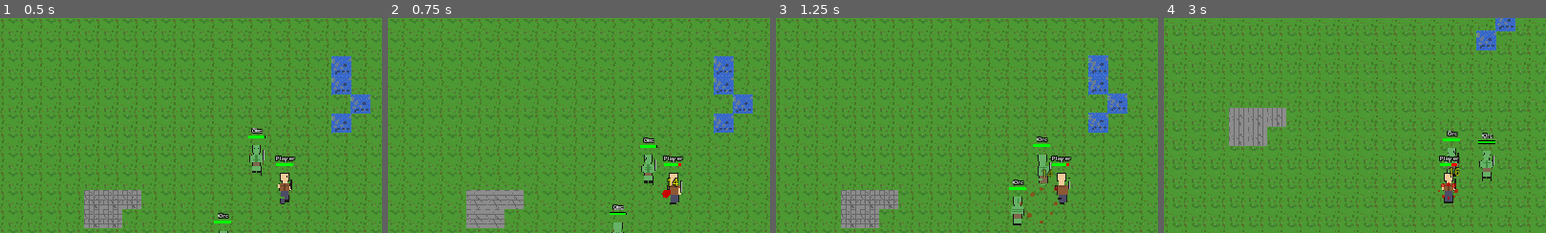
Above: before the commit, frames 1-4 (left to right).
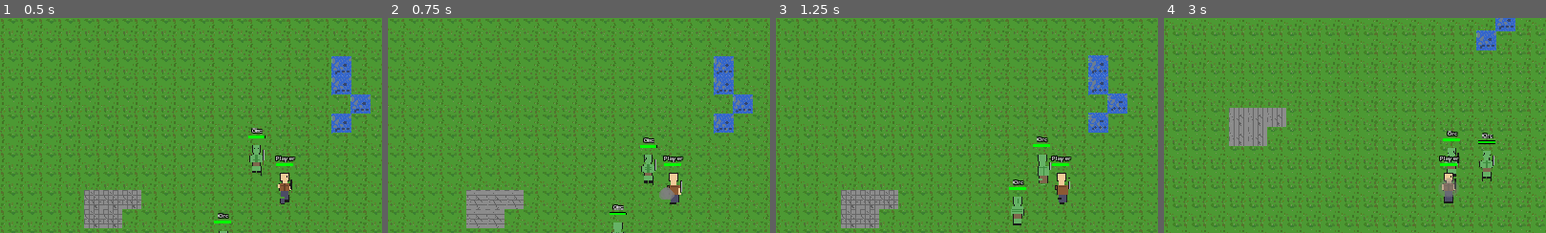
Above: after the commit, the same moments.

Repository: mattzanco/Trithia
Game: Godot game, scene res://scenes/main.tscn
Two runs of this game, one before a commit and one after it. Both use one fixed random seed, a clock stepped at 60 frames per second and the inputs below.
Inputs (mouse positions are % of the whole screen's width and height, from its top left):
- Up to frame 1 (0.5 s): no input
- Up to frame 2 (0.75 s): move the mouse to (72, 45) at 0.52 s; hold D (move_right) from 0.53 s (still down); hold Ctrl from 0.53 s (still down); click (72, 45) at 0.67 s
- Up to frame 3 (1.25 s): keep holding D (move_right); keep holding Ctrl
- Up to frame 4 (3 s): move the mouse to (30, 55) at 1.27 s; release D (move_right) at 1.28 s; release Ctrl at 1.28 s; hold S (move_down) 1.28-2.03 s; tap Ctrl at 1.35, 2.85 s; move the mouse to (60, 28) at 2.02 s; hold D (move_right) 2.03-2.78 s; hold Ctrl 2.03-2.78 s; move the mouse to (45, 70) at 2.77 s; hold W (move_up) from 2.78 s (still down); click (45, 70) at 2.92 s
The pictures show only the part of the screen within x 13-63%, y 12-62%; the shares and areas given below are measured in that part.

Frame 1 is identical in both runs. In frame 2, 0.3% of the frame differs, in the area x 71-77%, y 67-85%; in frame 3, 0.2%; in frame 4, 0.5%, in the area x 71-78%, y 67-85%.

Commit message:
Add elevation system and reduce combat hit chance
- Implemented multi-level terrain with elevation levels 0-2
- Added procedural generation of stairs/ladders at elevation boundaries
- Updated pathfinding to handle elevation transitions
- Player and orcs now track current_elevation and update when moving
- Visual rendering shows elevation offset and depth sorting
- Reduced combat hit chance from 70% base to 30% base for more misses
- Reduced dexterity hit bonus from 2% to 1% per point
- New hit rates: Player 40%, Orc 37%

Diff:
--- a/scripts/orc.gd
+++ b/scripts/orc.gd
@@ -1306,8 +1306,8 @@
 	if targeted_enemy == null:
 		return
 
-	# Roll to hit - base 70% hit chance modified by dexterity
-	var hit_chance = 70 + (dexterity * 2)  # Each point of dexterity adds 2% hit chance
+	# Roll to hit - base 30% hit chance modified by dexterity
+	var hit_chance = 30 + (dexterity * 1)  # Each point of dexterity adds 1% hit chance
 	var hit_roll = randi_range(1, 100)
 
 	if hit_roll > hit_chance:
--- a/scripts/player.gd
+++ b/scripts/player.gd
@@ -1238,8 +1238,8 @@
 					return
 
 func perform_attack(target: Node):
-	# Roll to hit - base 70% hit chance modified by dexterity
-	var hit_chance = 70 + (dexterity * 2)  # Each point of dexterity adds 2% hit chance
+	# Roll to hit - base 30% hit chance modified by dexterity
+	var hit_chance = 30 + (dexterity * 1)  # Each point of dexterity adds 1% hit chance
 	var hit_roll = randi_range(1, 100)
 
 	if hit_roll > hit_chance:
